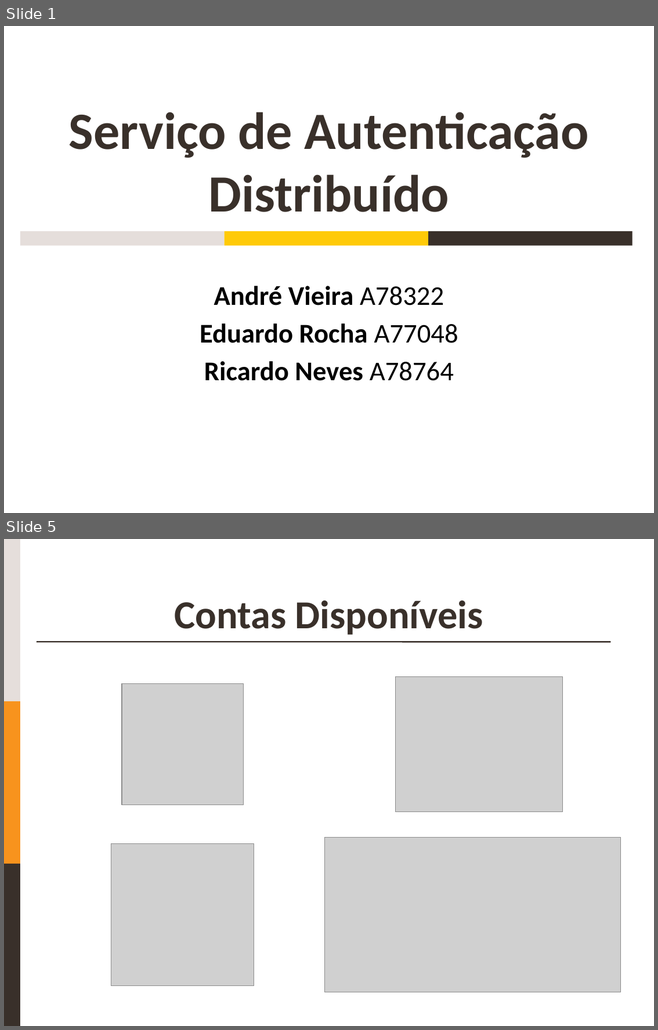
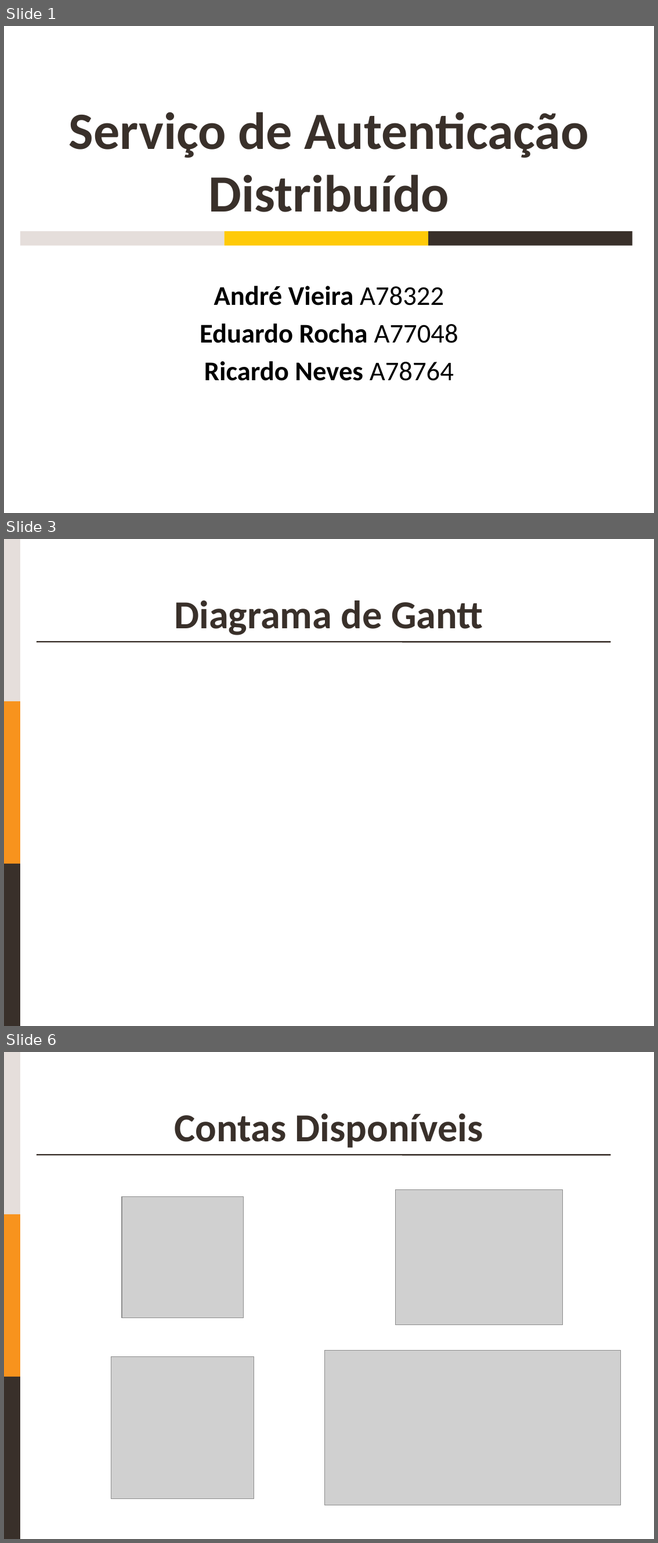
Before and after one commit to egrocha/LEI-1819, a slide deck: Checkpoint 1.pptx. Shown one above the other, each under a label of ours: slides 1 and 5 before the commit, slides 1, 3 and 6 after it; the slides between them are not shown. The pictures are 658x1030 and 658x1543 pixels, drawn with LibreOffice and Linux fonts; fonts in the diff are those of the drawing; grey boxes stand for pictures. Boxes give left, top, right and bottom in pixels: in the first picture for what was removed or moved away, otherwise in the second. Text is boxed around its words. In the diff, an @@ line names an element or a change of style, - is before the commit and + after.

```diff
--- a/Checkpoint 1.pptx
+++ b/Checkpoint 1.pptx
@@ slide 3 added at [4,539,654,1026], background #FFFFFF; not listed: 4 template elements that a slide beside it also shows @@
@@ title added at [174,600,482,635], 44 pt, text #39302A, bold @@
+Diagrama de Gantt
@@ what was slide 5 is now slide 6 @@
```
Also in this commit, not shown: 3 slides changed, 2 other slides added, 1 slide removed, 1 other file.
